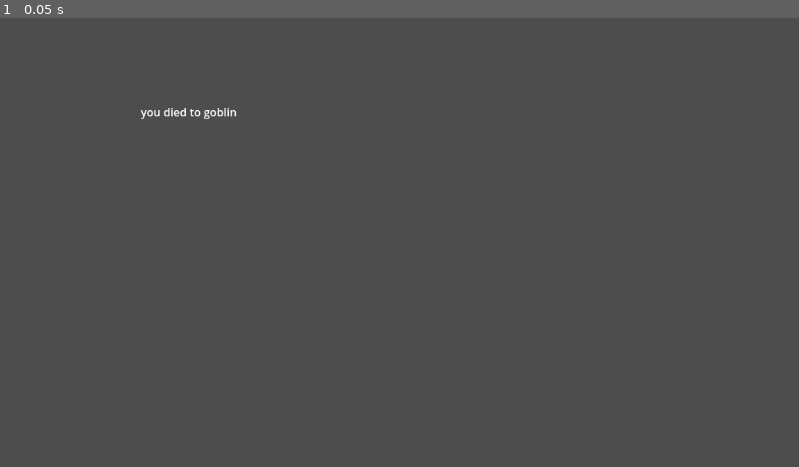
Above: before the commit, frame 1.
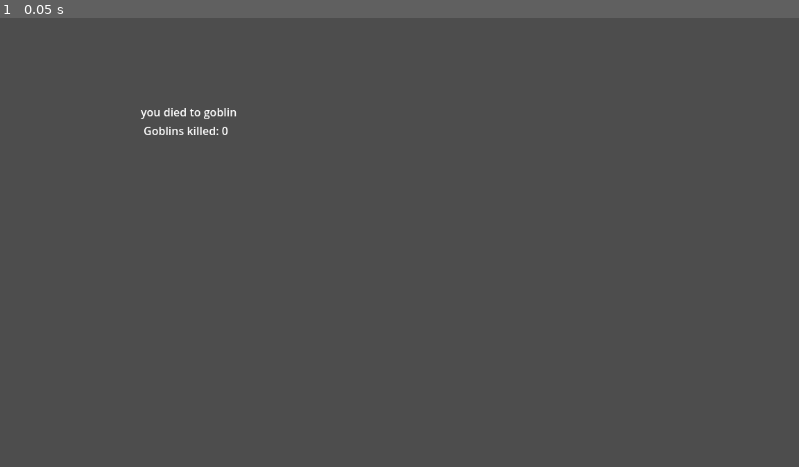
Above: after the commit, the same moment.

Repository: LUMIZ0NE/Steam-Garden
Game: Godot game, scene res://Scenes/end_screen.tscn
Two runs of this game, one before a commit and one after it. Both use one fixed random seed, a clock stepped at 60 frames per second and the inputs below. This scene is started directly instead of the project's main scene.
Inputs:
- Up to frame 1 (0.05 s): no input

The runs differ from the first frame. In frame 1, 0.1% of the frame differs, in the area x 18-29%, y 24-27%.

Commit message:
added second wave
new goblins after the first!!!!!

Diff:
--- a/Scenes/end_screen.gd
+++ b/Scenes/end_screen.gd
@@ -9,6 +9,9 @@
 	else:
 		print("loss")
 
+	#display statistics for the run
+	$GoblinKillCount.text = "Goblins killed: " + str(Global.goblins_killed)
+
 
 # Called every frame. 'delta' is the elapsed time since the previous frame.
 func _process(delta):
--- a/Scenes/end_screen.tscn
+++ b/Scenes/end_screen.tscn
@@ -11,3 +11,11 @@
 offset_right = 243.0
 offset_bottom = 147.0
 text = "you died to goblin"
+
+[node name="GoblinKillCount" type="Label" parent="."]
+offset_left = 207.0
+offset_top = 151.0
+offset_right = 346.0
+offset_bottom = 174.0
+text = "kilt goblin:
+"
--- a/Scenes/global.gd
+++ b/Scenes/global.gd
@@ -1,12 +1,13 @@
 extends Node
 
+#initial load variables
 var current_scene = "World"
 var transition_scene = false
 var go_room1 = false
 var leaving_room3 = false
-
 var first_load = true
 
+#player starting position backups
 var player_start_posx = 264
 var player_start_posy = 169
 
@@ -16,10 +17,15 @@
 var player_enter_room_posx = 300
 var player_enter_room_posy = 652
 
+#room 2 checks
 var player_current_atk = false
 var room2_complete = false
 
+#stats tracking
 var win_check = false
+var goblins_killed = 0
+var player_health = 0
+var waves = 0
 
 func finish_changescenes():
 	print(str(transition_scene))
--- a/Scenes/goblin.gd
+++ b/Scenes/goblin.gd
@@ -12,8 +12,7 @@
 var goblin_attacking = false
 # Called when the node enters the scene tree for the first time.
 func _ready():
-	pass # Replace with function body.
-
+	goblin_alive = true
 
 # Called every frame. 'delta' is the elapsed time since the previous frame.
 func _physics_process(delta):
@@ -76,3 +75,8 @@
 func _on_goblin_dies_timeout():
 	goblin_killed.emit()
 	self.queue_free()
+
+
+func _on_goblin_killed():
+	goblin_attacking = false
+	player_inrange = false
--- a/Scenes/goblin.tscn
+++ b/Scenes/goblin.tscn
@@ -105,6 +105,7 @@
 
 [node name="GoblinDies" type="Timer" parent="."]
 
+[connection signal="goblin_killed" from="." to="." method="_on_goblin_killed"]
 [connection signal="animation_finished" from="Sprite" to="." method="_on_sprite_animation_finished"]
 [connection signal="body_entered" from="GoblinHitbox" to="." method="_on_goblin_hitbox_body_entered"]
 [connection signal="body_exited" from="GoblinHitbox" to="." method="_on_goblin_hitbox_body_exited"]
--- a/Scenes/room_2.gd
+++ b/Scenes/room_2.gd
@@ -4,7 +4,7 @@
 signal gate_open
 const goblin = preload("res://scenes/goblin.tscn")
 var goblins_killed = 0
-var goblin_wave = 0
+var goblin_wave = 1
 
 func _ready():
 	if Global.leaving_room3 == true:
@@ -18,11 +18,13 @@
 		$Goblin.queue_free()
 		$GateCheck.queue_free()
 		$GoblinGate.queue_free()
+		$Wave2.queue_free()
 	goblin_gate.hide()
 
 func _process(_delta):
 	change_scene()
 	gate_requirements_met()
+	track_stats()
 
 func _on_room_2_exit_body_entered(body):
 	if body.has_method("player"):
@@ -57,12 +59,20 @@
 	$Goblin.global_position = spawnpoint.global_position
 
 func gate_requirements_met():
-	if goblins_killed >= 1:
+	if goblins_killed >= 3:
 		gate_open.emit()
 
 
 func _on_goblin_goblin_killed():
 	goblins_killed = goblins_killed + 1
+	if goblins_killed == 1:
+		wave_load()
+
+
+func wave_load():
+	goblin_wave = 2
+	$Wave2/Goblin.global_position = $SpawnPoints/Point1.global_position
+	$Wave2/Goblin2.global_position = $SpawnPoints/Point2.global_position
 
 
 func _on_room_3_enter_body_entered(body):
@@ -75,3 +85,8 @@
 func _on_room_3_enter_body_exited(body):
 	if body.has_method("player"):
 		Global.transition_scene = false
+
+func track_stats():
+	Global.goblins_killed = goblins_killed
+	Global.player_health = $Player.health
+	Global.waves = goblin_wave
